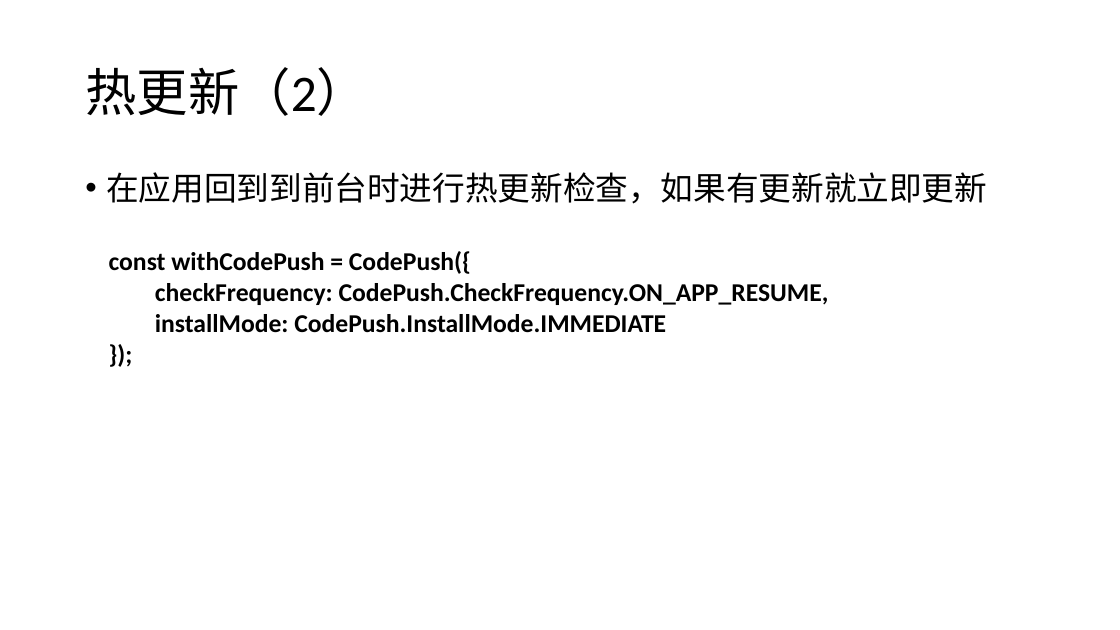
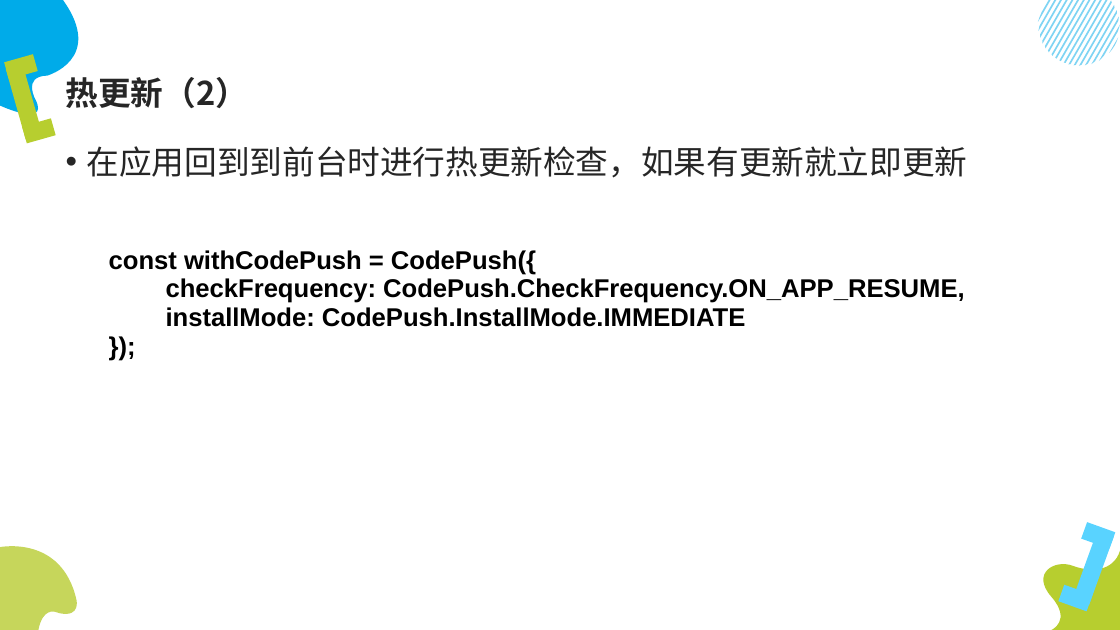
Before and after one commit to lumin824/hello-react-native, a slide deck: slide 8 of linkgap/ReactNative开发.pptx (slide 7 before the commit). Drawn at 1120x630 pixels with LibreOffice and Linux fonts; fonts in the diff are those of the drawing. Boxes give left, top, right and bottom in pixels: in the first picture for what was removed or moved away, otherwise in the second. Text is boxed around its words. In the diff, an @@ line names an element or a change of style, - is before the commit and + after.

```diff
--- a/linkgap/ReactNative开发.pptx
+++ b/linkgap/ReactNative开发.pptx
@@ freeform shape added at [0, 0, 105, 128], fill #00ABE9 @@
@@ title "热更新（2）": place and size @@
-title "热更新（2）" at [85, 67, 368, 116]
+title "热更新（2）" at [66, 77, 248, 108]
@@ title "热更新（2）" at [66, 77, 248, 108]: size 44 to 28 pt, font Calibri to Noto Sans CJK SC, text colour #000000 to #262626, bold on; line spacing 0.9 to 1.2; vertical alignment middle to bottom @@
@@ group added at [1038, 0, 1120, 66]: 17 freeform shapes @@
@@ line added from (7, 71) to (35, 63), #B7CE2F 15 pt @@
@@ line added from (14, 67) to (34, 137), #B7CE2F 15 pt @@
@@ line added from (24, 135) to (53, 127), #B7CE2F 15 pt @@
@@ text "在应用回到到前台时进行热更新检查，如果有更新就立即更新": place and size @@
-text "在应用回到到前台时进行热更新检查，如果有更新就立即更新" at [106, 172, 987, 204]
+text "在应用回到到前台时进行热更新检查，如果有更新就立即更新" at [87, 146, 968, 178]
@@ text "在应用回到到前台时进行热更新检查，如果有更新就立即更新" at [87, 146, 968, 178]: font Calibri to Noto Sans CJK SC, text colour #000000 to #262626; line spacing 0.9 to 1.2 @@
@@ table at [100, 242, 994, 452] @@
@@ font Calibri to Arial @@
@@ freeform shape added at [0, 535, 81, 630], fill #C6D65B @@
@@ line added from (1081, 602) to (1106, 534), #59D3FF 15 pt @@
@@ line added from (1112, 541) to (1085, 530), #59D3FF 15 pt @@
@@ freeform shape added at [1031, 551, 1120, 630], fill #B7CE2F @@
@@ line added from (1090, 603) to (1062, 593), #59D3FF 15 pt @@
```
Also in this commit, not shown: 17 other slides changed, 1 slide added.
